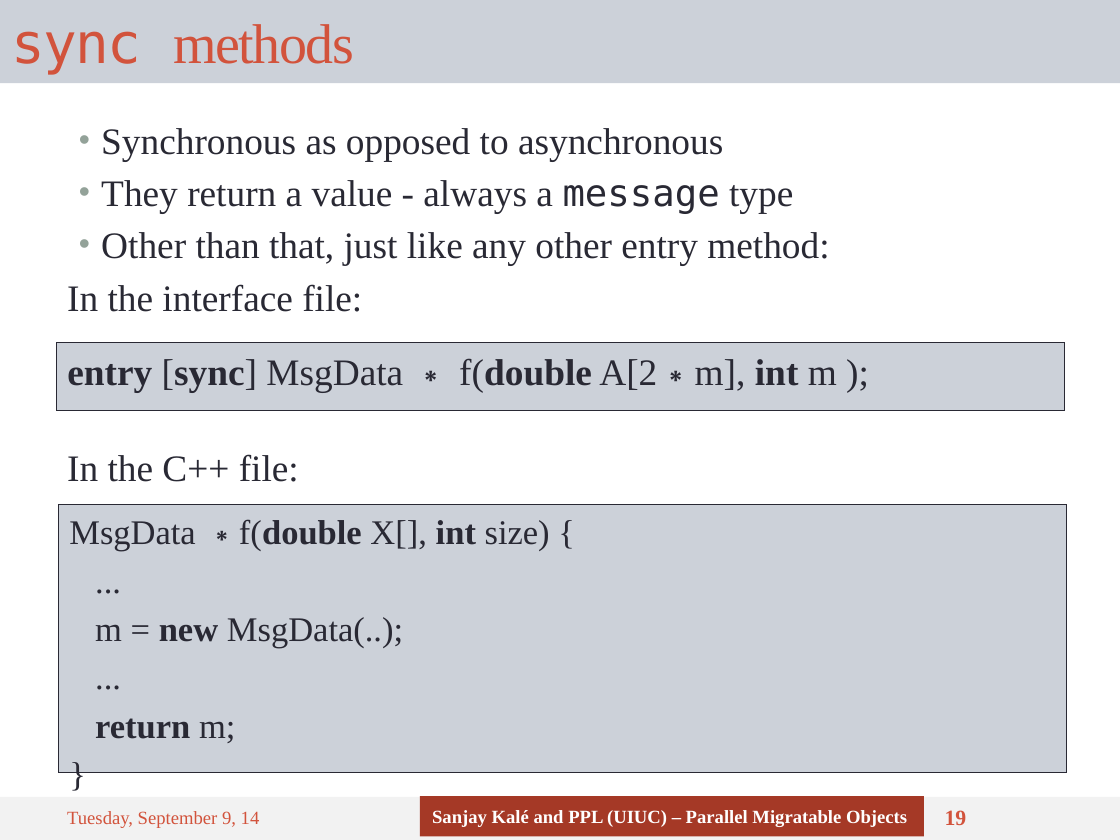
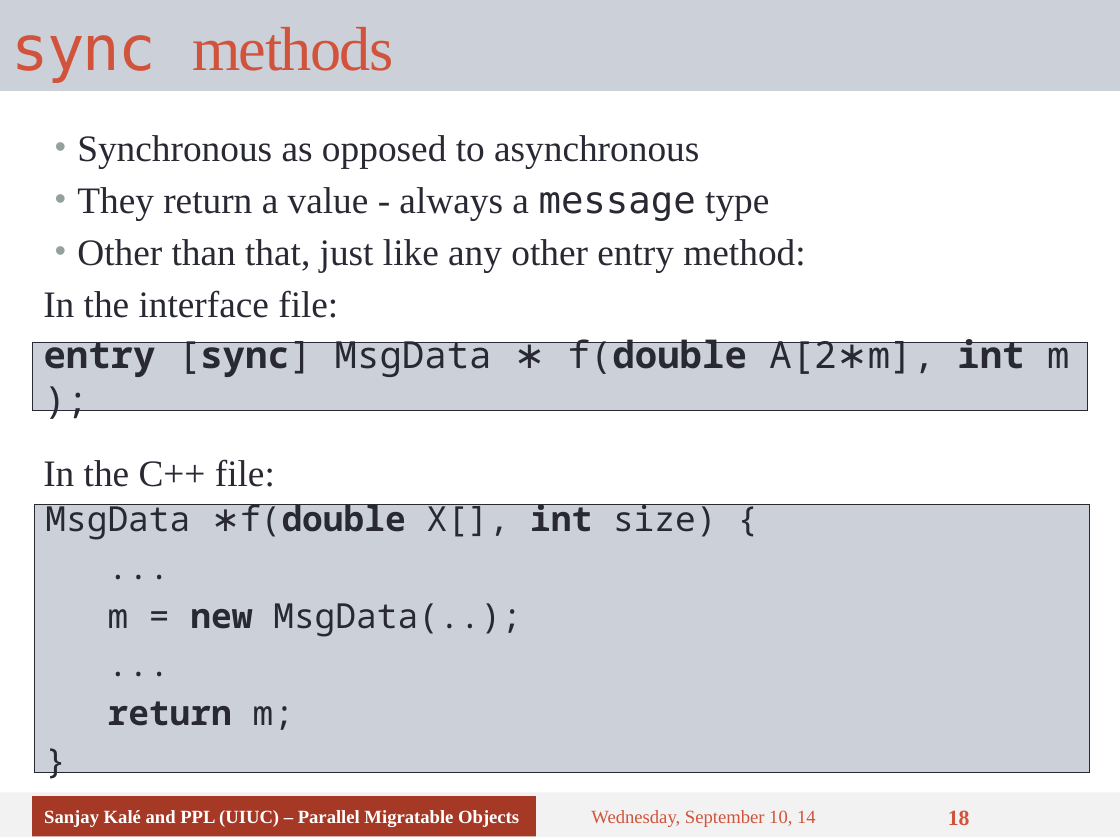
Before and after one commit to UIUC-PPL/charm_tutorial, a slide deck: slide 18 of tutorial-12-debugging-13-optimization.pptx (slide 19 before the commit). Drawn at 1120x840 pixels with LibreOffice and Linux fonts; fonts in the diff are those of the drawing. Boxes give left, top, right and bottom in pixels: in the first picture for what was removed or moved away, otherwise in the second. Text is boxed around its words. In the diff, an @@ line names an element or a change of style, - is before the commit and + after.

```diff
--- a/tutorial-12-debugging-13-optimization.pptx
+++ b/tutorial-12-debugging-13-optimization.pptx
@@ title "sync methods": place and size @@
-title "sync methods" at [0, 0, 1120, 83]
+title "sync methods" at [0, 0, 1120, 91]
@@ title "sync methods" at [0, 0, 1120, 91]: size 36 to 40 pt @@
@@ text "Synchronous as opposed to asynchronous": place and size @@
-text "Synchronous as opposed to asynchronous" at [67, 128, 829, 312]
+text "Synchronous as opposed to asynchronous" at [43, 135, 805, 318]
@@ text "Synchronous as opposed to asynchronous" at [43, 135, 805, 318]: vertical alignment top to middle @@
@@ text "entry [sync] MsgData ∗ f(double ..." at [32, 342, 1088, 410]: font Times New Roman to Noto Sans Mono; vertical alignment top to middle @@
@@ text "entry [sync] MsgData ∗ f(double ...": place and size @@
-text "entry [sync] MsgData ∗ f(double ..." at [56, 342, 1064, 410]
+text "entry [sync] MsgData ∗ f(double ..." at [32, 342, 1088, 410]
@@ text "In the C++ file:" at [43, 459, 275, 487]: vertical alignment top to middle @@
@@ text "In the C++ file:": place and size @@
-text "In the C++ file:" at [67, 454, 299, 482]
+text "In the C++ file:" at [43, 459, 275, 487]
@@ text "MsgData ∗f(double X[], int size) ...": place and size @@
-text "MsgData ∗f(double X[], int size) ..." at [58, 505, 1066, 773]
+text "MsgData ∗f(double X[], int size) ..." at [35, 505, 1090, 773]
@@ text "MsgData ∗f(double X[], int size) ..." at [35, 505, 1090, 773]: font Times New Roman to Noto Sans Mono; vertical alignment top to middle @@
@@ rectangle: place and size @@
-rectangle at [0, 797, 1120, 840]
+rectangle at [0, 793, 1120, 838]
@@ rectangle "Sanjay Kalé and PPL (UIUC) ...": place and size @@
-rectangle "Sanjay Kalé and PPL (UIUC) ..." at [420, 796, 924, 837]
+rectangle "Sanjay Kalé and PPL (UIUC) ..." at [32, 796, 536, 837]
@@ text at [591, 810, 816, 827]: text changed @@
-Tuesday, September 9, 14
+Wednesday, September 10, 14
@@ page number at [948, 810, 970, 825]: text changed @@
-19
+18
```
Also in this commit, not shown: 20 other slides changed, 1 slide removed.
